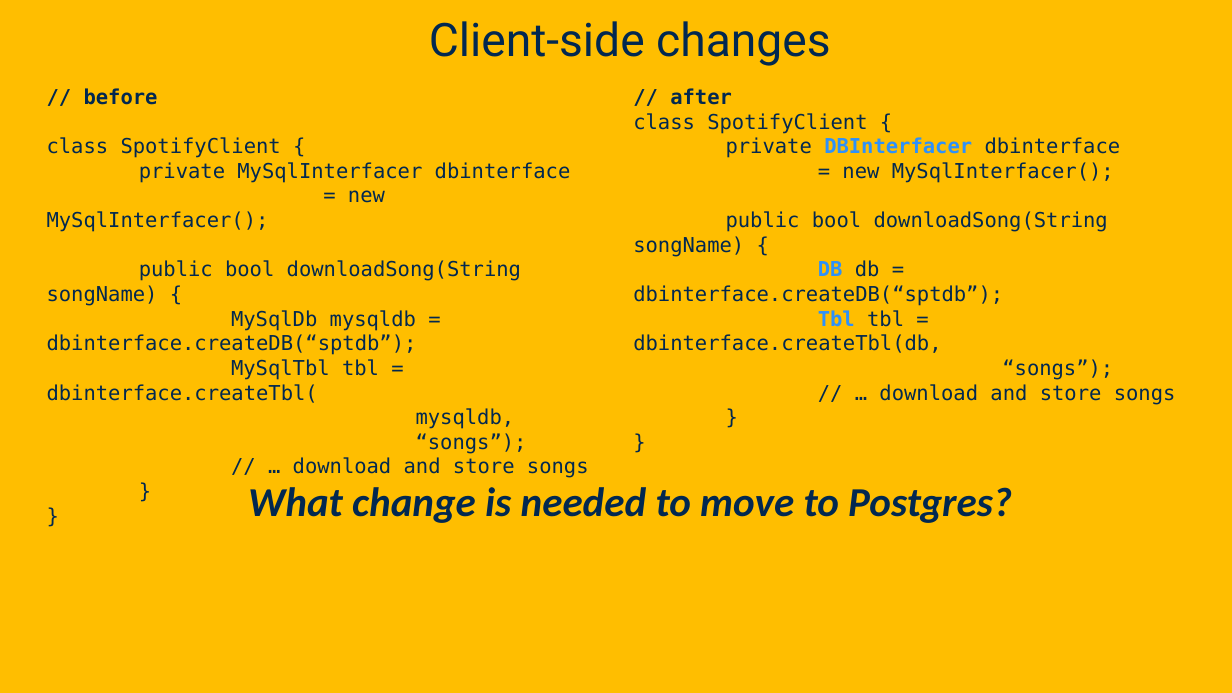
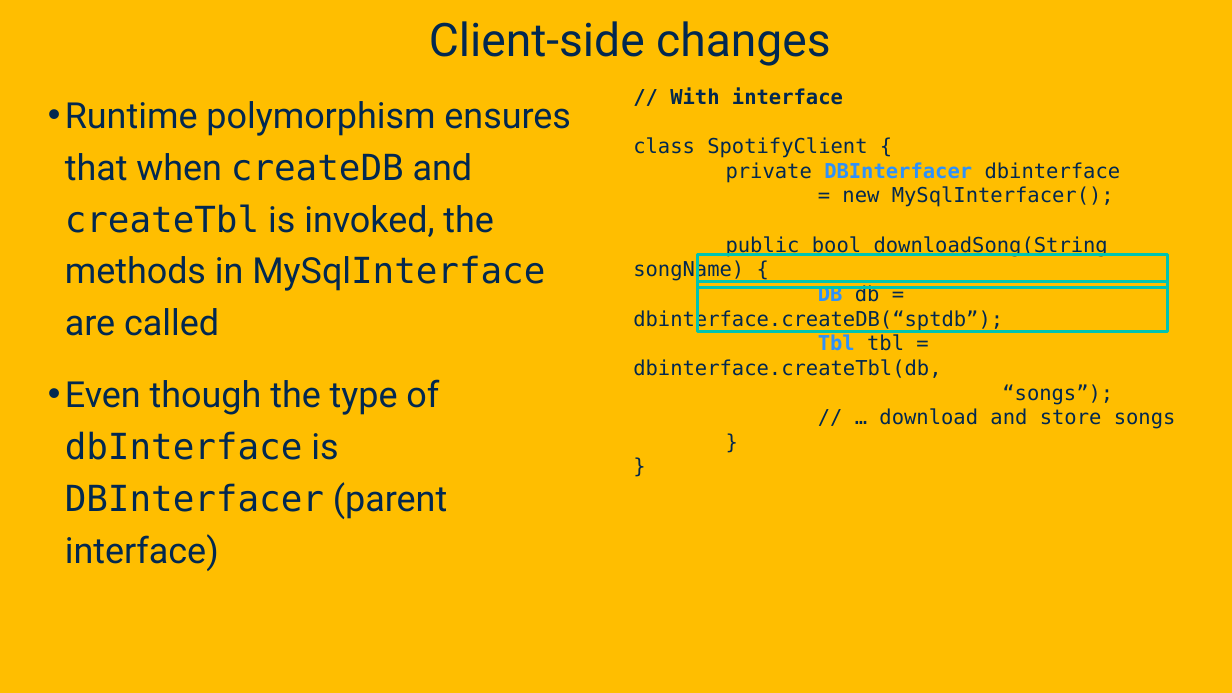
Before and after one commit to davsec-teaching/ecs160-f25, a slide deck: slide 29 of slides/2_oo_background.pptx (slide 27 before the commit). Drawn at 1232x693 pixels with LibreOffice and Linux fonts; fonts in the diff are those of the drawing; background and template pictures are left out. Boxes give left, top, right and bottom in pixels: in the first picture for what was removed or moved away, otherwise in the second. Text is boxed around its words. In the diff, an @@ line names an element or a change of style, - is before the commit and + after.

```diff
--- a/slides/2_oo_background.pptx
+++ b/slides/2_oo_background.pptx
@@ text at [670,87,843,105]: text changed @@
-// after
+// With interface
@@ text at [65,101,571,571]: text changed; size 16 to 28 pt; font DejaVu Sans Mono to Roboto @@
-// before
-class SpotifyClient {
-private MySqlInterfacer dbinterface
-= new MySqlInterfacer();
-public bool downloadSong(String songName) {
-MySqlDb mysqldb = dbinterface.createDB(“sptdb”);
-MySqlTbl tbl = dbinterface.createTbl(
-mysqldb,
-“songs”);
-// … download and store songs
-}
-}
+• Runtime polymorphism ensures that when createDB and createTbl is invoked, the methods in MySqlInterface are called
+• Even though the type of dbInterface is DBInterfacer (parent interface)
@@ rectangle added at [698,255,1167,288], outline #00C4B2 2.5 pt @@
@@ rectangle added at [698,281,1167,331], outline #00C4B2 2.5 pt @@
@@ text removed at [248,487,1012,523] @@
-What change is needed to move to Postgres?
```
Also in this commit, not shown: 18 other slides changed, 2 slides added.
